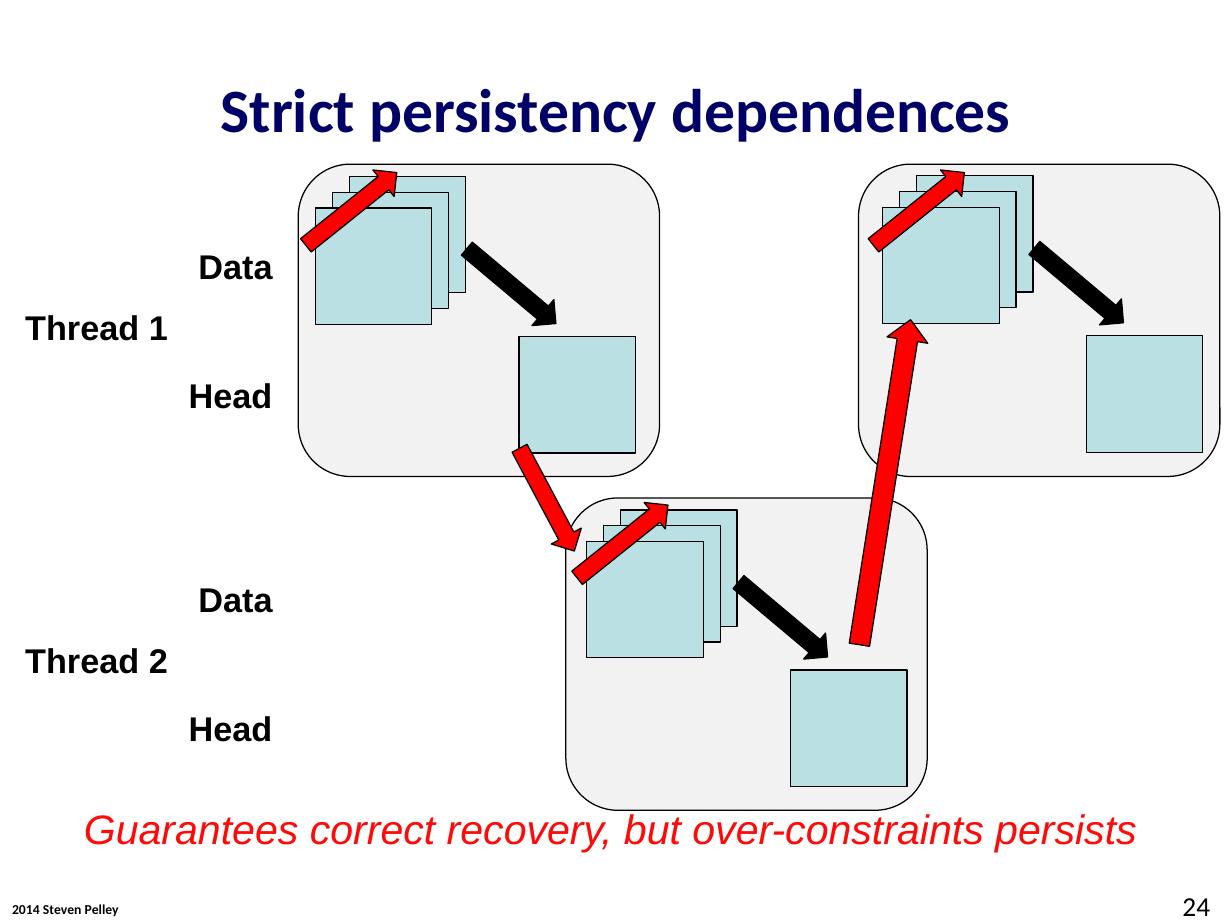
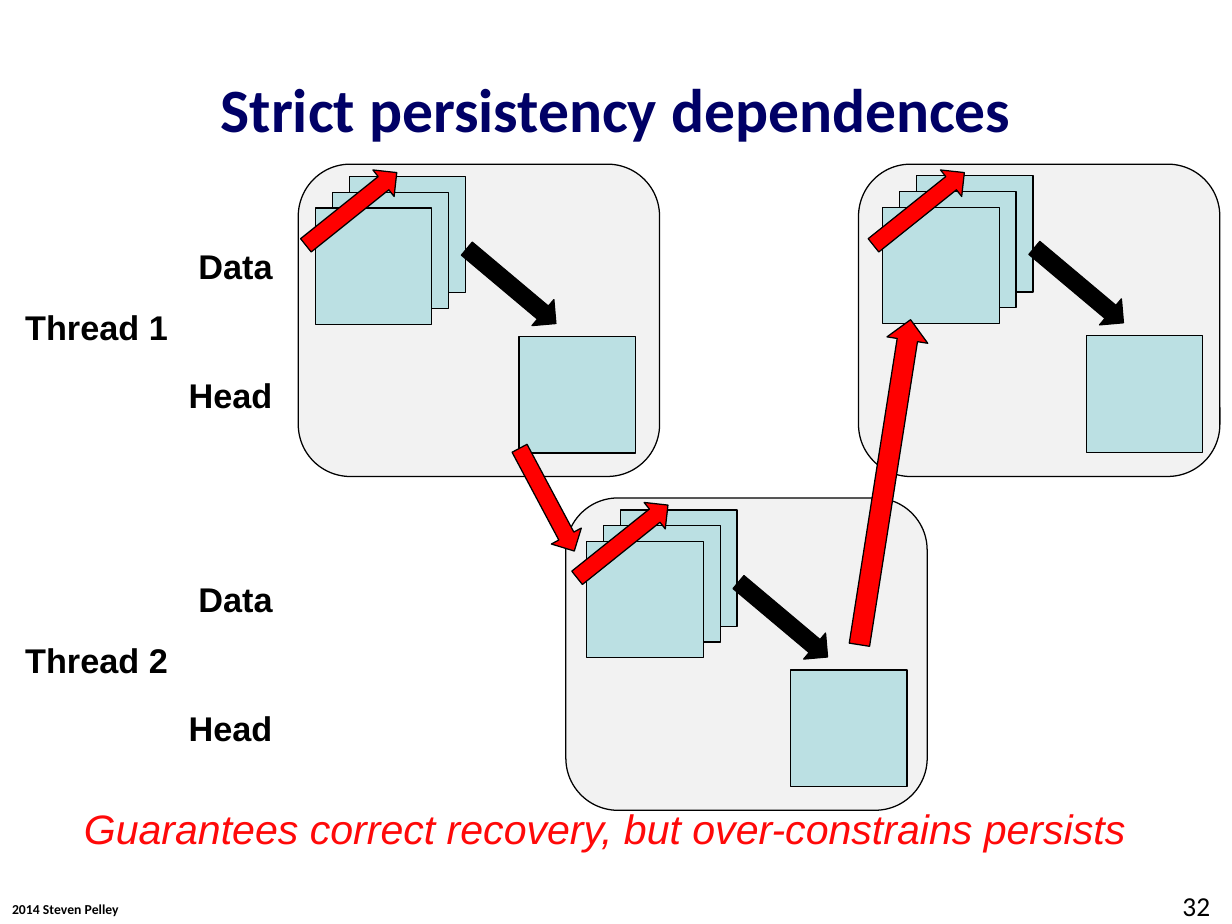
Before and after one commit to Abulila/dissertation, a slide deck: slide 32 of proposal/defense.pptx (slide 24 before the commit). Drawn at 1232x924 pixels with LibreOffice and Linux fonts; fonts in the diff are those of the drawing; background and template pictures are left out. Boxes give left, top, right and bottom in pixels: in the first picture for what was removed or moved away, otherwise in the second. Text is boxed around its words. In the diff, an @@ line names an element or a change of style, - is before the commit and + after.

Commit message:
defense.pptx: intro and working on epoch persistency definition

```diff
--- a/proposal/defense.pptx
+++ b/proposal/defense.pptx
@@ text at (x1=84, y1=814, x2=1126, y2=853): text changed @@
-Guarantees correct recovery, but over-constraints persists
+Guarantees correct recovery, but over-constrains persists
@@ page number at (x1=1182, y1=898, x2=1210, y2=917): text changed @@
-24
+32
```
Also in this commit, not shown: 13 other slides changed, 12 slides added, 2 slides removed.
